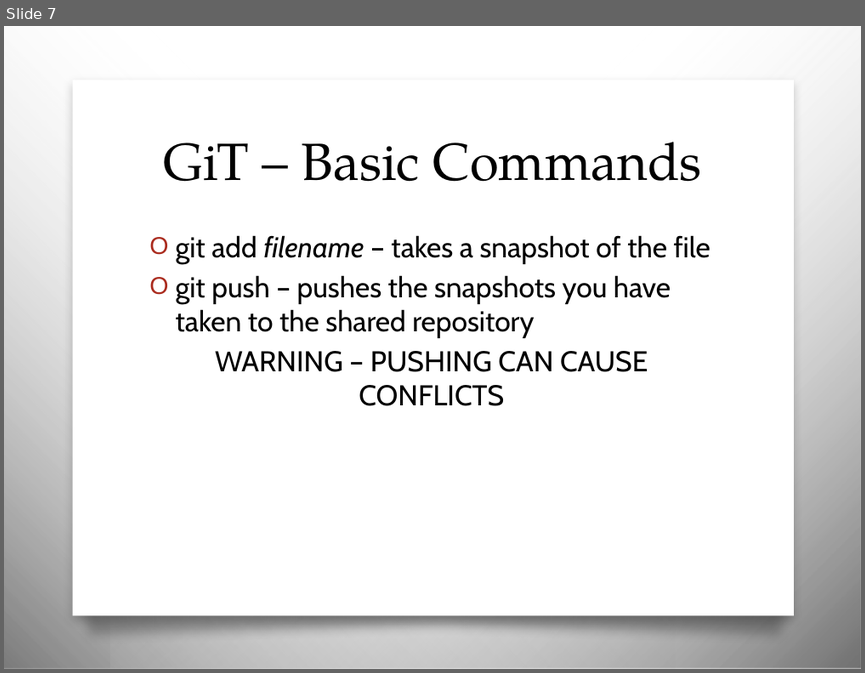
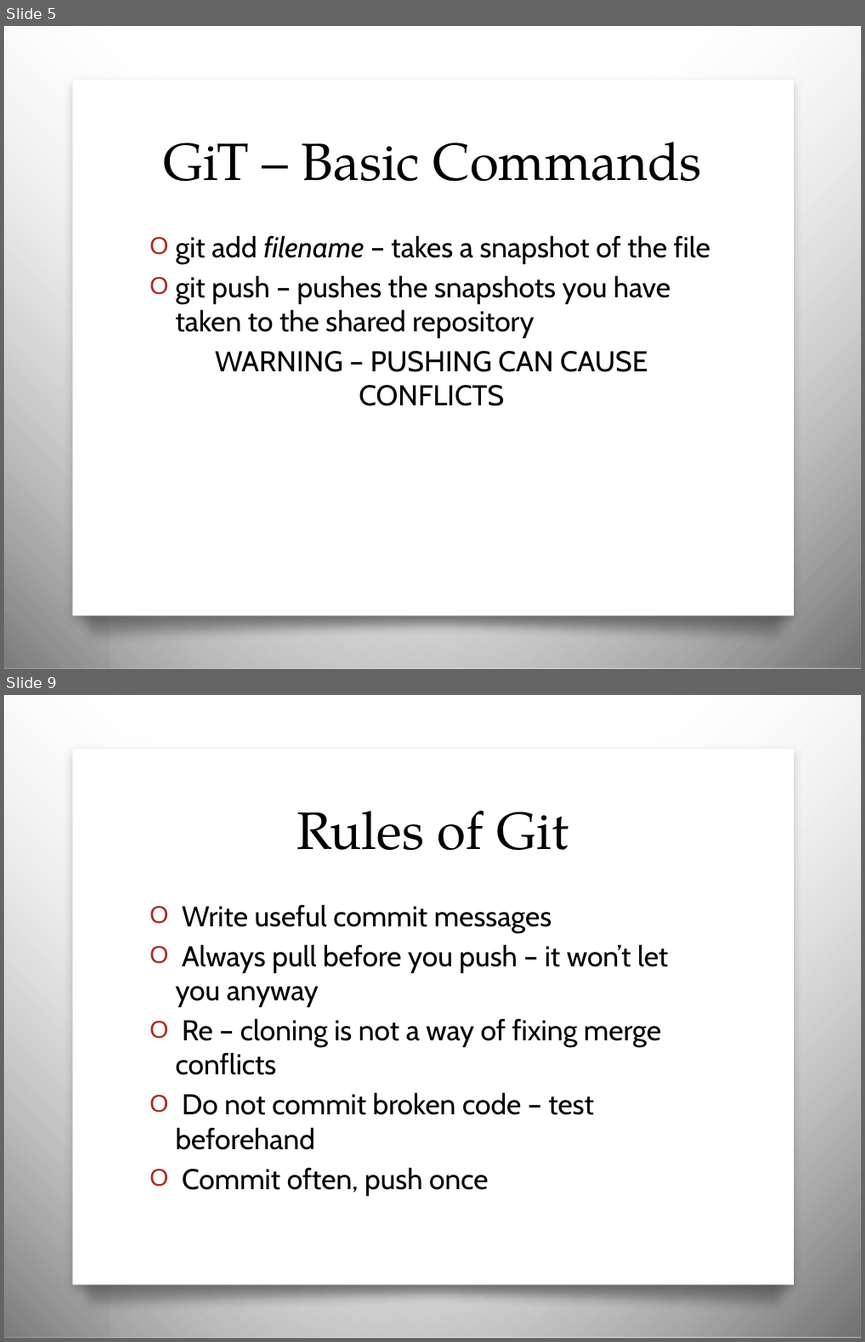
Before and after one commit to JCMander/PortalPower, a slide deck: Git/Git Slides.pptx. Shown one above the other, each under a label of ours: slide 7 before the commit, slides 5 and 9 after it; the slides between them are not shown. The pictures are 865x673 and 865x1342 pixels, drawn with LibreOffice and Linux fonts; fonts in the diff are those of the drawing; background and template pictures are left out. Boxes give left, top, right and bottom in pixels: in the first picture for what was removed or moved away, otherwise in the second. Text is boxed around its words. In the diff, an @@ line names an element or a change of style, - is before the commit and + after.

Commit message:
Jenkins + Git rules

```diff
--- a/Git/Git Slides.pptx
+++ b/Git/Git Slides.pptx
@@ slide 9 added at bbox=[4, 695, 861, 1338], background picture (left out); not listed: 4 template elements that a slide beside it also shows @@
@@ title added at bbox=[297, 811, 568, 851], 44 pt, text #000000 @@
+Rules of Git
@@ text added at bbox=[176, 904, 668, 1196], 24 pt, text #000000 @@
+O Write useful commit messages
+O Always pull before you push – it won’t let you anyway
+O Re – cloning is not a way of fixing merge conflicts
+O Do not commit broken code – test beforehand
+O Commit often, push once
@@ what was slide 7 is now slide 5 @@
```
Also in this commit, not shown: 1 slide changed, 4 other slides added, 2 slides removed, 1 other file.
